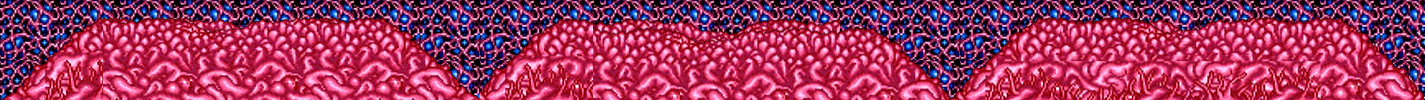
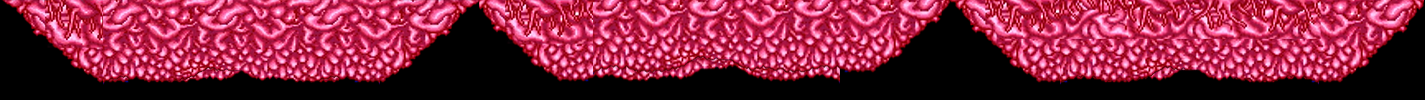
Two versions of the same layered image (1425 x 100). Layer-by-layer changes:
painted on "2" (1st of 4, in "3") over box(985, 0, 1321, 100)
painted on "1 copy" over box(1060, 0, 1425, 100)
painted on "1" (1st of 4, in "3") over box(948, 0, 1319, 100)
painted on "1 copy 2" over box(593, 0, 954, 100)
painted on "2" (3rd of 4, in "2") over box(505, 0, 840, 100)
painted on "1" (2nd of 4, in "2") over box(469, 0, 840, 100)
painted on "1 copy 3" over box(103, 0, 482, 100)
painted on "2" (4th of 4, in "1") over box(45, 0, 380, 100)
painted on "1" (4th of 4, in "1") over box(1, 0, 380, 100)
